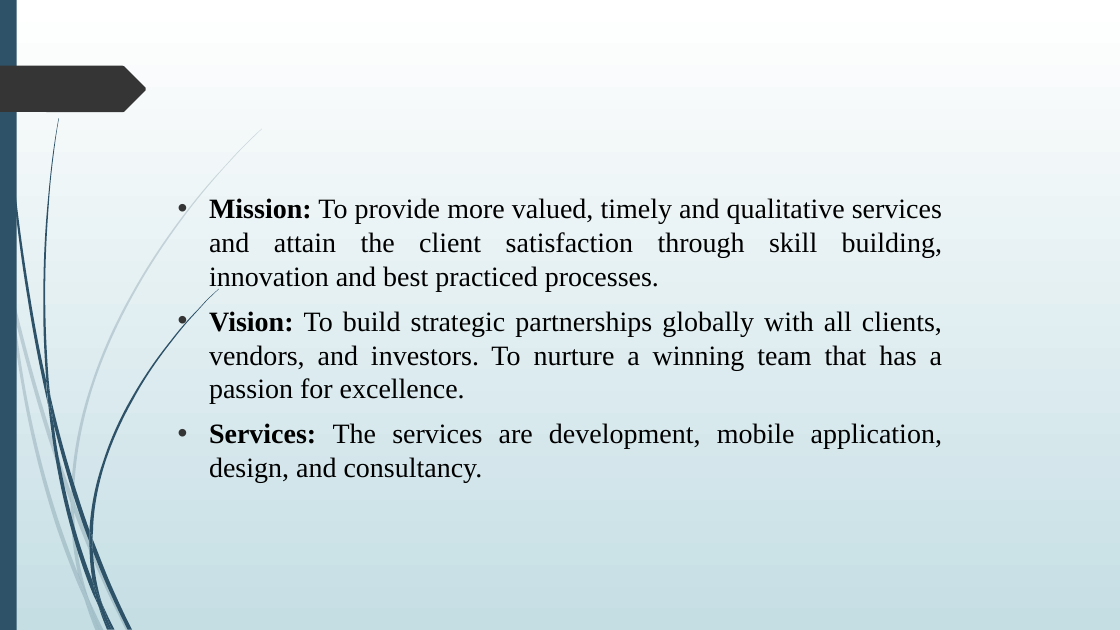
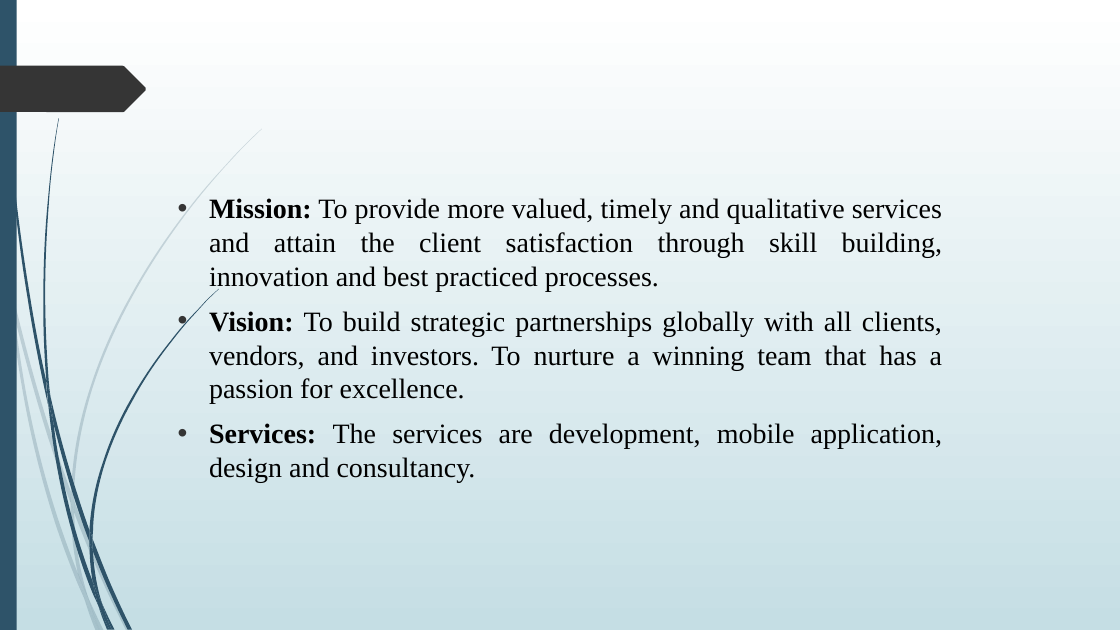
Before and after one commit to Harshith5S/VDP_Solutions, a slide deck: slide 4 of presentation.pptx. Drawn at 1120x630 pixels with LibreOffice and Linux fonts; fonts in the diff are those of the drawing. Boxes give left, top, right and bottom in pixels: in the first picture for what was removed or moved away, otherwise in the second. Text is boxed around its words. In the diff, an @@ line names an element or a change of style, - is before the commit and + after.

```diff
--- a/presentation.pptx
+++ b/presentation.pptx
@@ text at [209, 423, 942, 483]: text changed @@
-• Services: The services are development, mobile application, design, and consultancy.
+• Services: The services are development, mobile application, design and consultancy.
```
Also in this commit, not shown: 8 other slides changed, 2 slides added, 1 slide removed, 1 other file.
